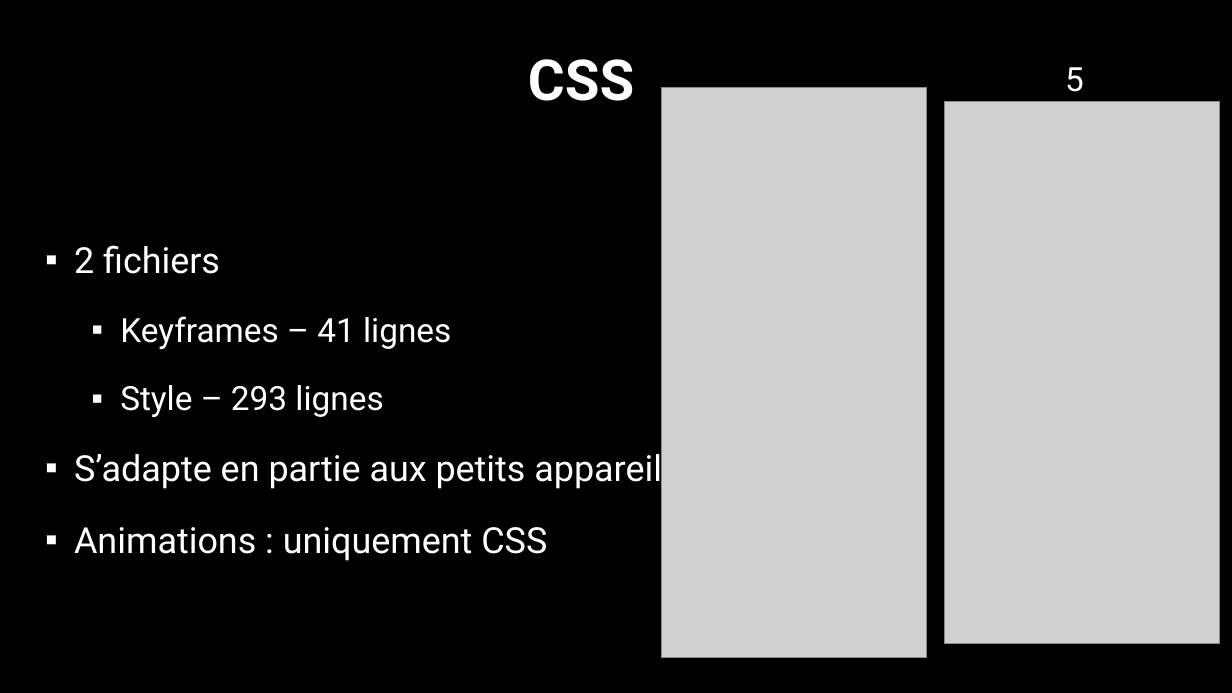
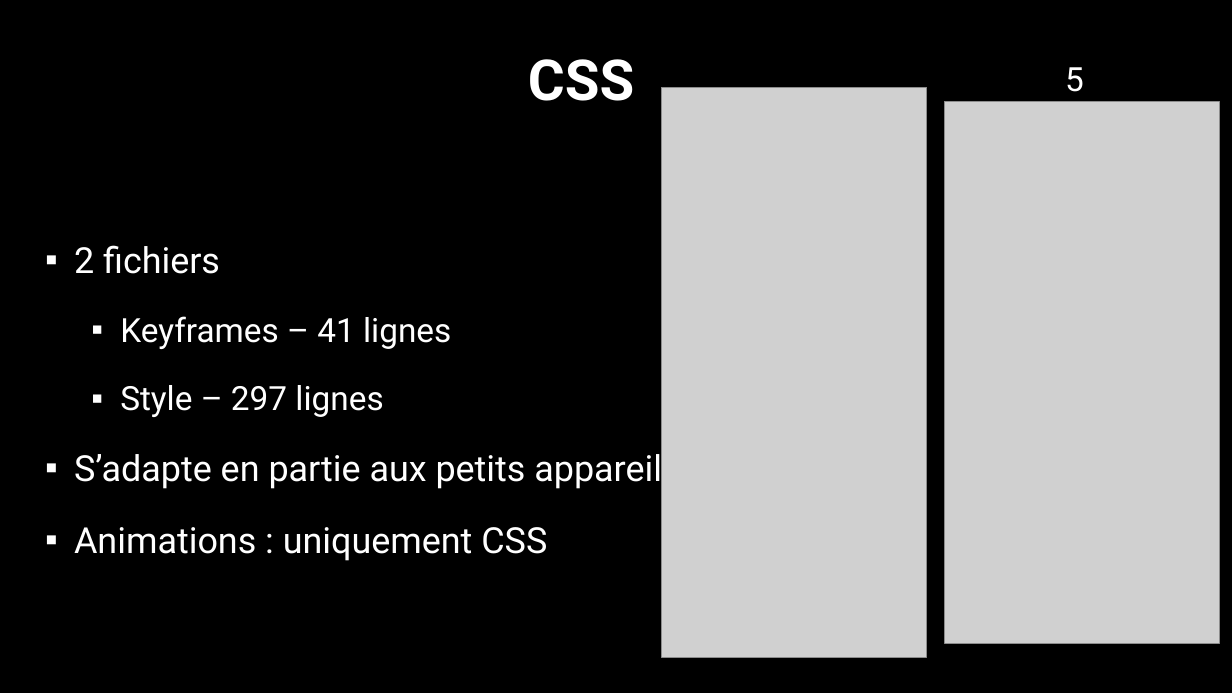
Before and after one commit to axel-ft/machine_casino, a slide deck: slide 5 of PPT JS.pptx. Drawn at 1232x693 pixels with LibreOffice and Linux fonts; fonts in the diff are those of the drawing; grey boxes stand for pictures; background and template pictures are left out. Boxes give left, top, right and bottom in pixels: in the first picture for what was removed or moved away, otherwise in the second. Text is boxed around its words. In the diff, an @@ line names an element or a change of style, - is before the commit and + after.

Commit message:
Update PPT

```diff
--- a/PPT JS.pptx
+++ b/PPT JS.pptx
@@ text at bbox=[120, 385, 383, 417]: text changed @@
-  ▪ Style – 293 lignes
+  ▪ Style – 297 lignes
```
